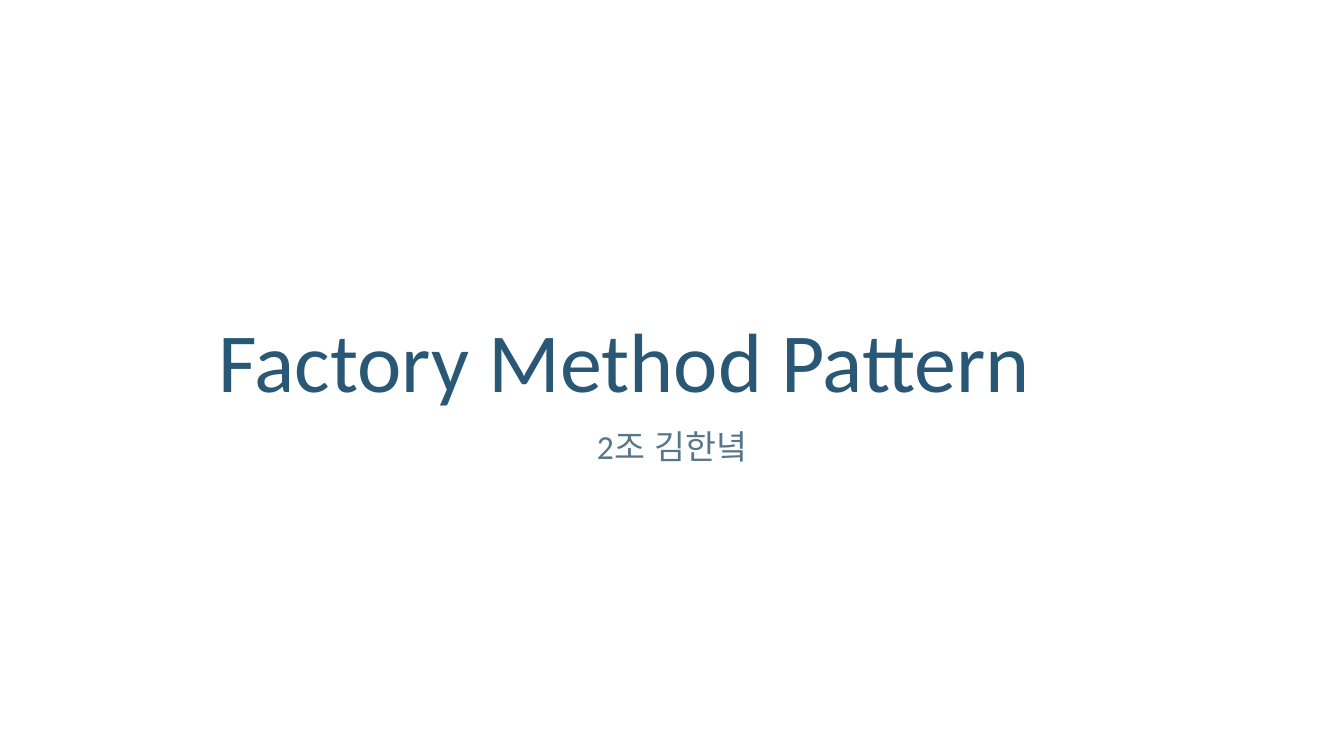
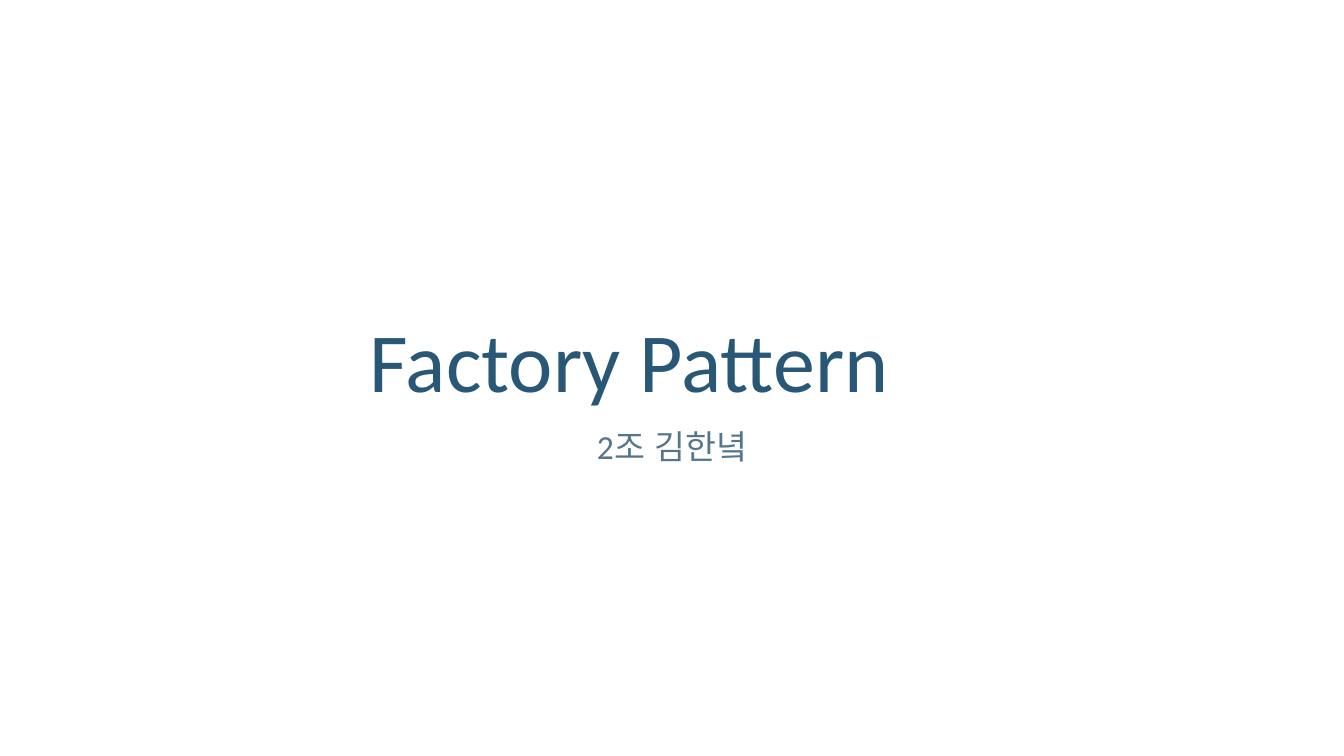
Before and after one commit to wook-dragon/young-rich, a slide deck: slide 1 of Factory_Pattern/Hannyuck/Factory_Method_Pattern_ppt.pptx. Drawn at 1344x756 pixels with LibreOffice and Linux fonts; fonts in the diff are those of the drawing; background and template pictures are left out. Boxes give left, top, right and bottom in pixels: in the first picture for what was removed or moved away, otherwise in the second. Text is boxed around its words. In the diff, an @@ line names an element or a change of style, - is before the commit and + after.

```diff
--- a/Factory_Pattern/Hannyuck/Factory_Method_Pattern_ppt.pptx
+++ b/Factory_Pattern/Hannyuck/Factory_Method_Pattern_ppt.pptx
@@ title at [370,338,889,406]: text changed @@
-Factory Method Pattern
+Factory Pattern
```
Also in this commit, not shown: 1 other slide changed, 12 slides added, 25 other files.
